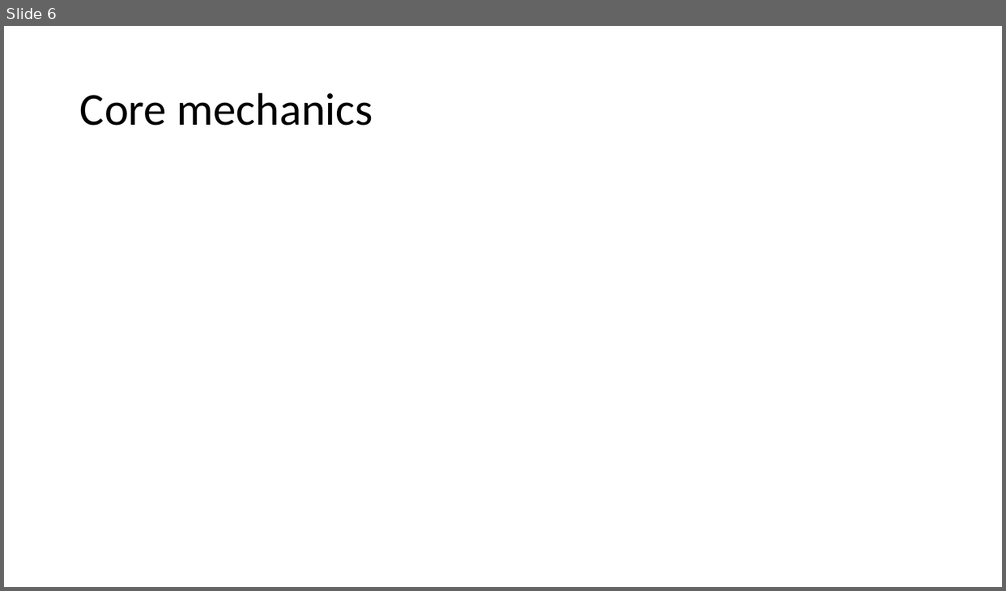
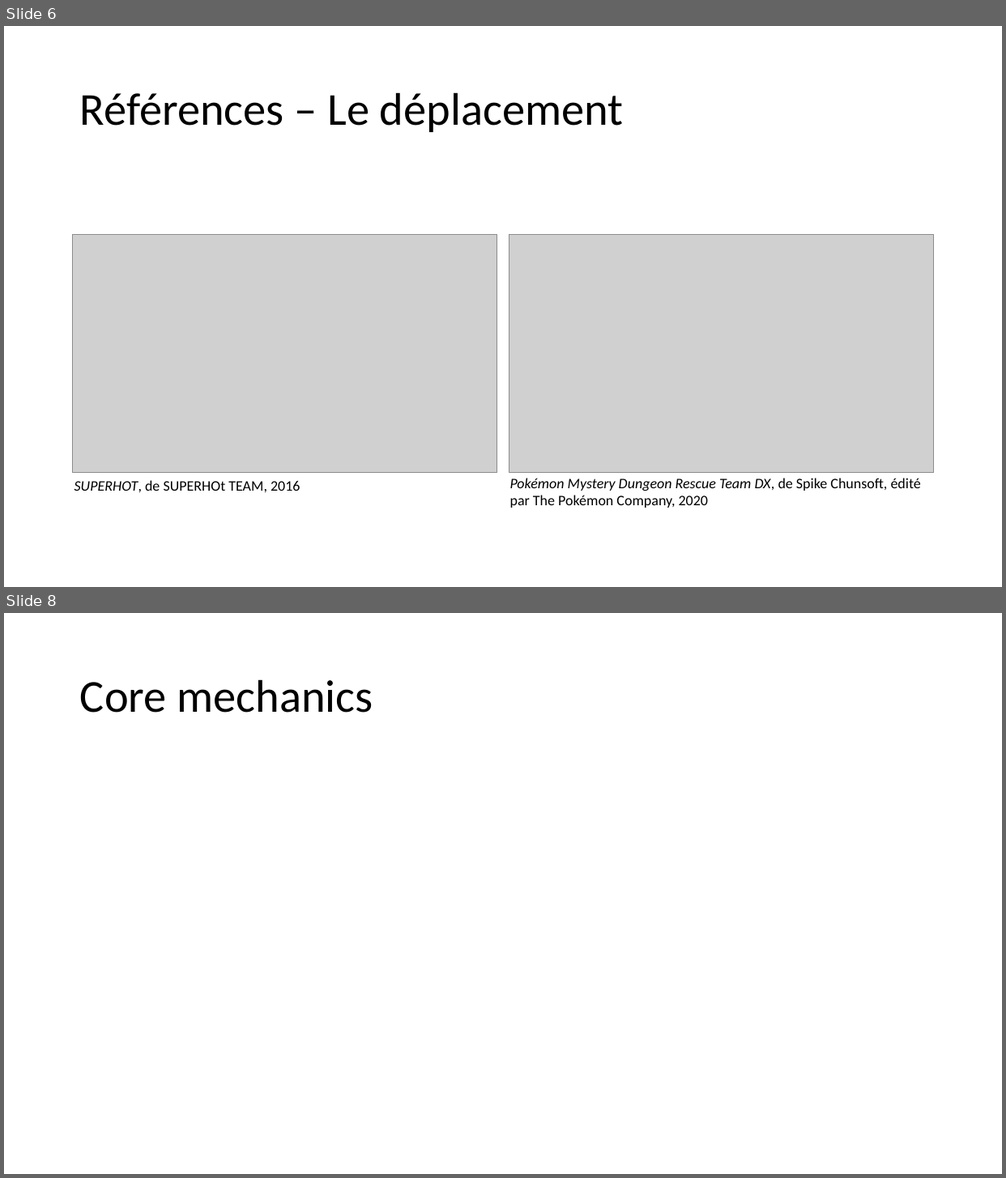
Before and after one commit to Quentingautier2B/Phainiks, a slide deck: Documents/Oiseau qui fait brrrr.pptx. Shown one above the other, each under a label of ours: slide 6 before the commit, slides 6 and 8 after it; the slides between them are not shown. The pictures are 1006x591 and 1006x1178 pixels, drawn with LibreOffice and Linux fonts; fonts in the diff are those of the drawing; grey boxes stand for pictures. Boxes give left, top, right and bottom in pixels: in the first picture for what was removed or moved away, otherwise in the second. Text is boxed around its words. In the diff, an @@ line names an element or a change of style, - is before the commit and + after.

```diff
--- a/Documents/Oiseau qui fait brrrr.pptx
+++ b/Documents/Oiseau qui fait brrrr.pptx
@@ slide 6 added at [4,26,1002,587], background #FFFFFF @@
@@ title added at [80,92,623,132], 44 pt, text #000000 @@
+Références – Le déplacement
@@ picture added at [73,234,497,473] @@
@@ picture added at [509,234,934,473] @@
@@ text added at [74,480,300,493], 14 pt, text #000000 @@
+SUPERHOT, de SUPERHOt TEAM, 2016
@@ text added at [510,478,921,508], 14 pt, text #000000 @@
+Pokémon Mystery Dungeon Rescue Team DX, de Spike Chunsoft, édité par The Pokémon Company, 2020
@@ what was slide 6 is now slide 8 @@
```
Also in this commit, not shown: 1 slide changed, 3 other slides added, 2 slides removed, 1 other file.
